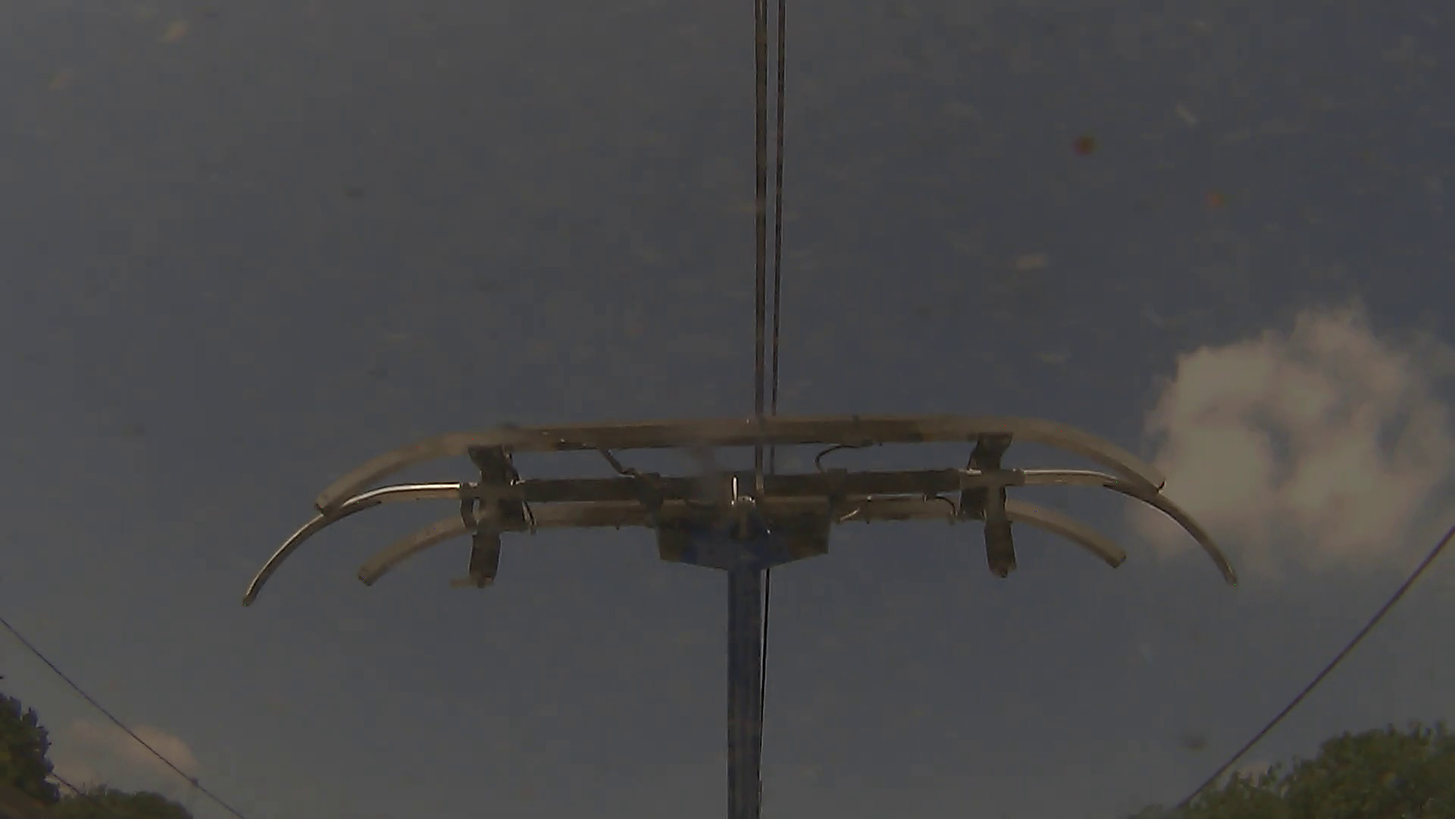
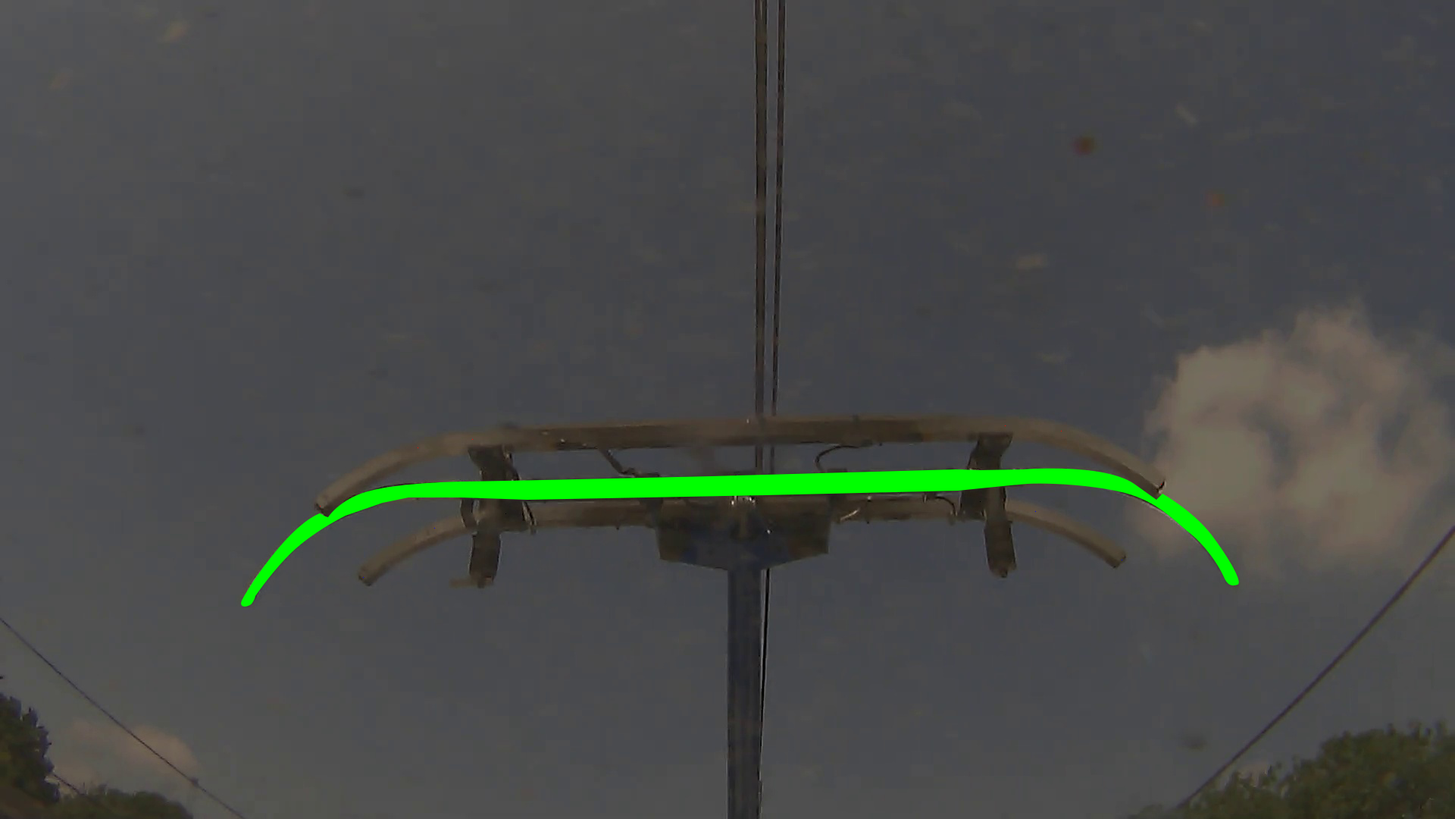
Before/after of a 1455 x 819 layered artwork. What changed in the layer stack:
showed "mask" (2nd of 3, in "middle_bar") over [241, 467, 1240, 607]
